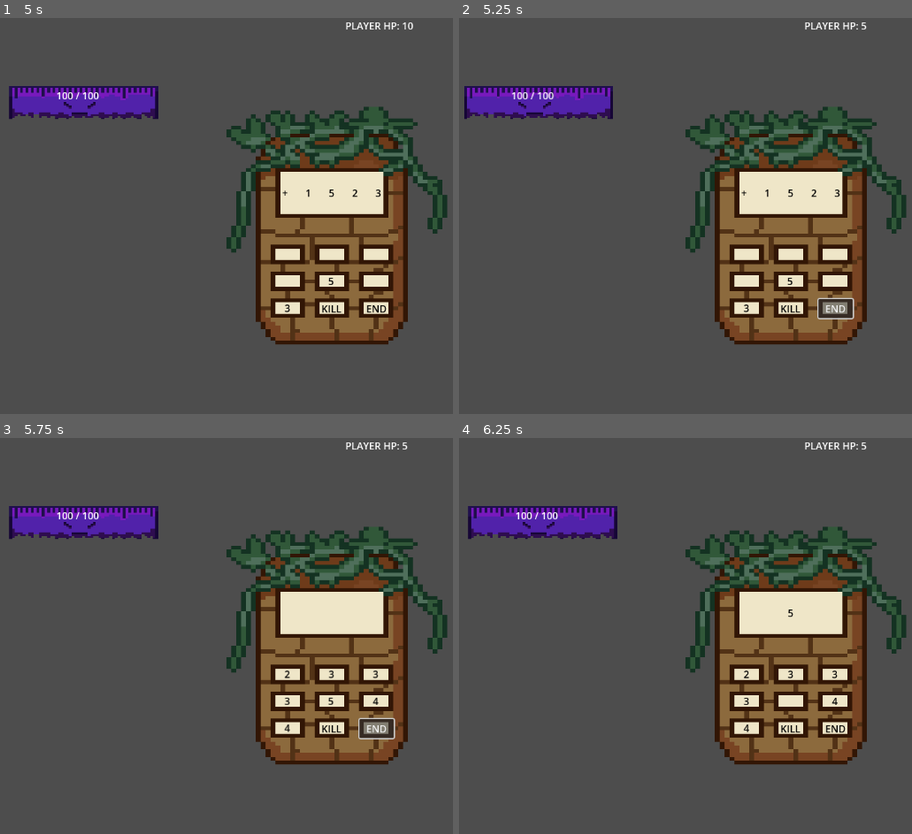
Above: before the commit, frames 1-4 (two rows, left to right).
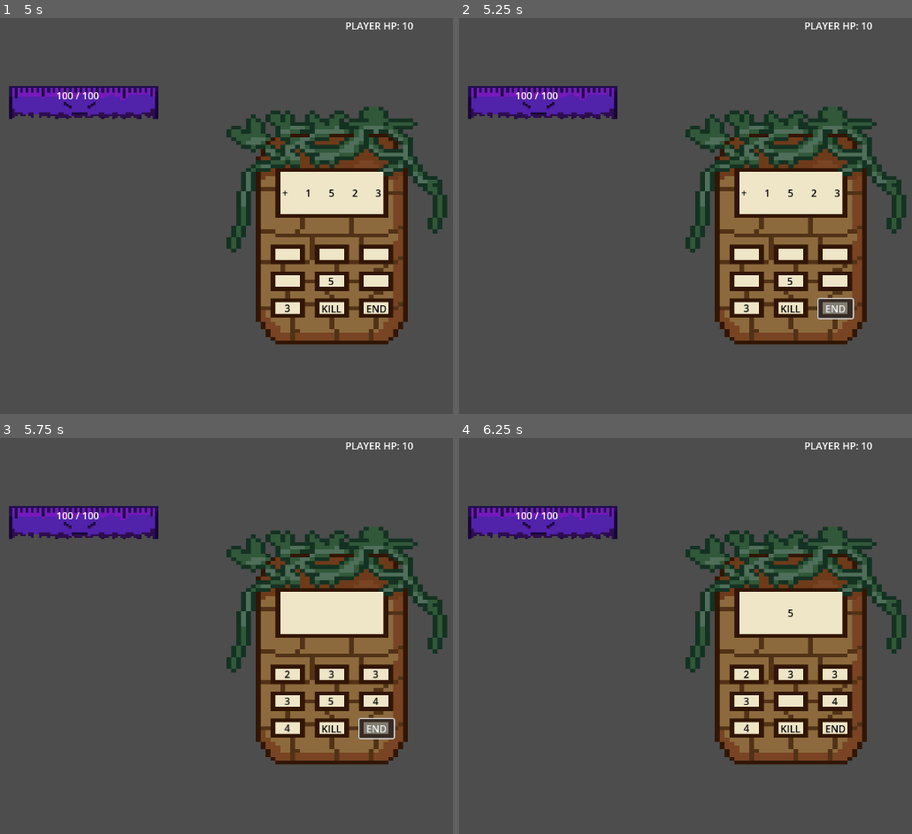
Above: after the commit, the same moments.

Repository: PalatronDead/Calculatro
Game: Godot game, scene res://scenes/main_menu.tscn
The game is run twice, just before and just after one commit, with the same random seed, the same clock (stepped at 60 frames per second) and the same inputs.
Inputs:
- Up to frame 1 (5 s): click "Start" at 0.5 s; click "+" at 1.25 s; click "1" at 2 s; click "5" at 2.75 s; click "2" at 3.5 s; click "3" at 4.25 s
- Up to frame 2 (5.25 s): click "END" at 5 s
- Up to frame 3 (5.75 s): no input
- Up to frame 4 (6.25 s): click "5" at 5.75 s

Frame 1 is identical in both runs. In frame 2, 1.0% of the frame differs, in the area x 1-92%, y 1-26%; in frame 3, less than 0.1%; in frame 4, less than 0.1%.

Commit message:
Additions: Added 2 free turns to make it easier, Fixed Bug:fixed another bug that let you scale your hp after every reward screen

Diff:
--- a/battle_manager.gd
+++ b/battle_manager.gd
@@ -14,6 +14,7 @@
 var current_player_hp: int
 
 var shake_strength: float = 0
+var free_turns: int = 2
 
 var reward_pool = [
 	preload("res://resources/number_one.tres"),
@@ -100,9 +101,12 @@
 func _on_player_attack(damage: int):
 	if is_instance_valid(current_enemy):
 		current_enemy.take_damage(damage)
-		RunManager.modifiy_hp(-current_enemy.attack())
-		calculator_ui.apply_shake()
-		SoundManager.play_sfx(preload("res://sfx/laserShoot (1).wav"))
+		if current_enemy.current_hp > 0:
+			RunManager.modifiy_hp(-current_enemy.attack())
+			calculator_ui.apply_shake()
+			SoundManager.play_sfx(preload("res://sfx/laserShoot (1).wav"))
+		else:
+			pass
 	else:
 		print("Enemy is already dead")
 
@@ -110,15 +114,18 @@
 	print("Turn Ended. Enemy Attacking...")
 
 	if is_instance_valid(current_enemy):
-		var damage = current_enemy.attack()
-		RunManager.modifiy_hp(-damage)
+		if free_turns > 0:
+			await get_tree().create_timer(0.5).timeout
+			calculator_ui.draw_hand(RunManager.shuffle_deck(RunManager.deck))
+			free_turns -= 1
+		else:
+			await get_tree().create_timer(0.5).timeout
+			var damage = current_enemy.attack()
+			RunManager.modifiy_hp(-damage)
+			calculator_ui.draw_hand(RunManager.shuffle_deck(RunManager.deck))
 
 		if RunManager.current_hp <= 0:
 			game_over()
-
-	await get_tree().create_timer(0.5).timeout
-
-	calculator_ui.draw_hand(RunManager.shuffle_deck(RunManager.deck))
 
 func _update_player_ui(new_hp : int):
 	player_hp_label.text = "PLAYER HP: " +  str(new_hp)
@@ -147,6 +154,7 @@
 	SoundManager.play_sfx(preload("res://sfx/hitHurt.wav"))
 	spawn_new_enemy()
 	calculator_ui.draw_hand(RunManager.shuffle_deck(RunManager.deck))
+	RunManager.current_hp = RunManager.max_hp
 
 
 func game_over():
Not shown, changed: export_presets.cfg
